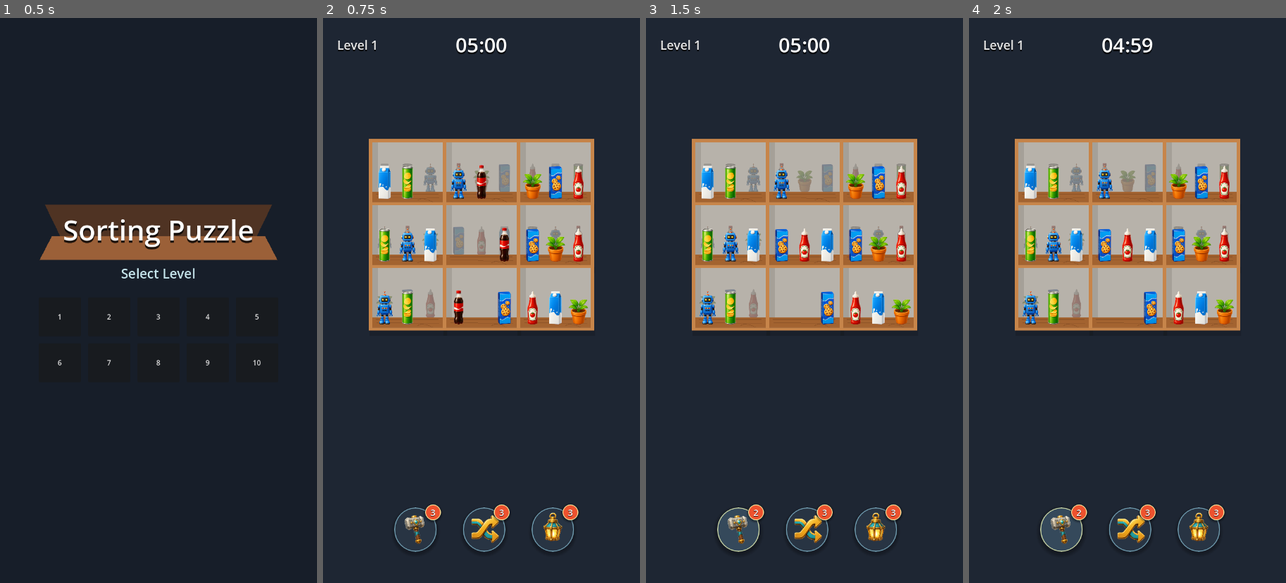
Above: before the commit, frames 1-4 (left to right).
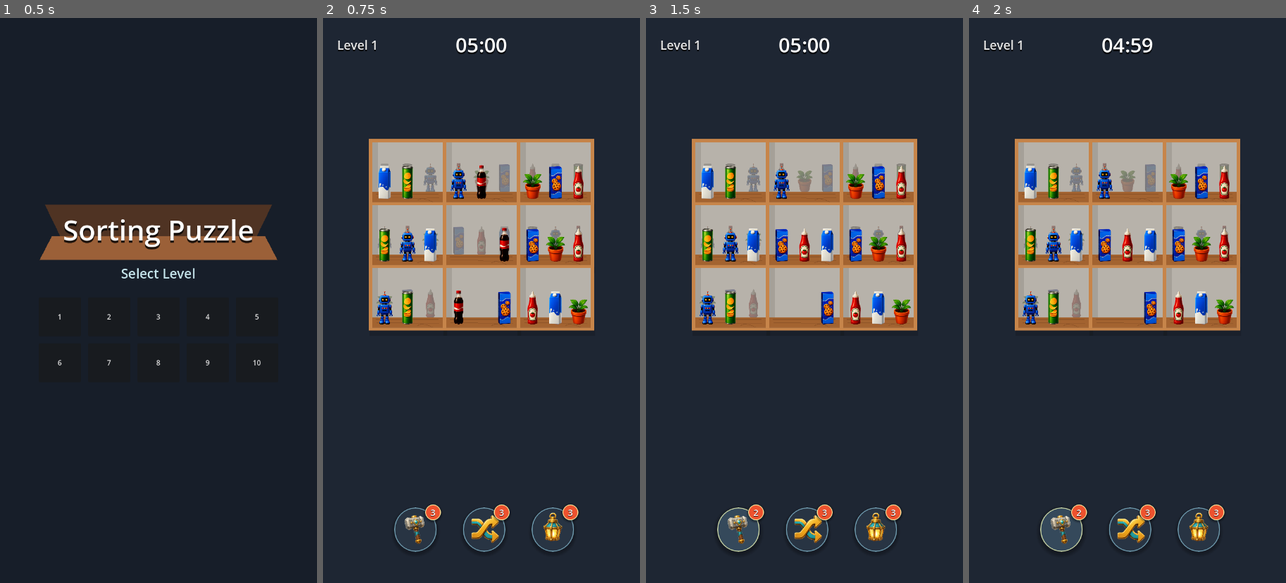
Above: after the commit, the same moments.

Repository: vladeque/sorting-puzzle
Game: Godot game, scene res://scenes/main_menu.tscn
The game is run twice, just before and just after one commit, with the same random seed, the same clock (stepped at 60 frames per second) and the same inputs.
Inputs:
- Up to frame 1 (0.5 s): no input
- Up to frame 2 (0.75 s): click "1" at 0.5 s
- Up to frame 3 (1.5 s): click "3" at 1.25 s
- Up to frame 4 (2 s): no input

Frame 1 is identical in both runs. In frame 2, 3.6% of the frame differs, in the area x 16-84%, y 26-55%; in frame 3, 3.7%; in frame 4, 3.7%.

Commit message:
Fix item outline shader flow

Diff:
--- a/scenes/item.tscn
+++ b/scenes/item.tscn
@@ -13,28 +13,28 @@
 uniform float alpha_threshold : hint_range(0.0, 1.0, 0.01) = 0.1;
 
 void fragment() {
-	vec4 base_color = texture(TEXTURE, UV) * COLOR;
-	if (outline_width <= 0.0 || base_color.a > alpha_threshold) {
-		COLOR = base_color;
-		return;
+	vec4 vertex_color = COLOR;
+	vec4 base_color = texture(TEXTURE, UV) * vertex_color;
+	vec4 final_color = base_color;
+
+	if (outline_width > 0.0 && base_color.a <= alpha_threshold) {
+		vec2 outline_step = TEXTURE_PIXEL_SIZE * outline_width;
+		float outline_alpha = 0.0;
+		outline_alpha = max(outline_alpha, texture(TEXTURE, UV + vec2(outline_step.x, 0.0)).a);
+		outline_alpha = max(outline_alpha, texture(TEXTURE, UV + vec2(-outline_step.x, 0.0)).a);
+		outline_alpha = max(outline_alpha, texture(TEXTURE, UV + vec2(0.0, outline_step.y)).a);
+		outline_alpha = max(outline_alpha, texture(TEXTURE, UV + vec2(0.0, -outline_step.y)).a);
+		outline_alpha = max(outline_alpha, texture(TEXTURE, UV + outline_step).a);
+		outline_alpha = max(outline_alpha, texture(TEXTURE, UV - outline_step).a);
+		outline_alpha = max(outline_alpha, texture(TEXTURE, UV + vec2(outline_step.x, -outline_step.y)).a);
+		outline_alpha = max(outline_alpha, texture(TEXTURE, UV + vec2(-outline_step.x, outline_step.y)).a);
+
+		if (outline_alpha > alpha_threshold) {
+			final_color = vec4(outline_color.rgb, outline_color.a * vertex_color.a);
+		}
 	}
 
-	vec2 outline_step = TEXTURE_PIXEL_SIZE * outline_width;
-	float outline_alpha = 0.0;
-	outline_alpha = max(outline_alpha, texture(TEXTURE, UV + vec2(outline_step.x, 0.0)).a);
-	outline_alpha = max(outline_alpha, texture(TEXTURE, UV + vec2(-outline_step.x, 0.0)).a);
-	outline_alpha = max(outline_alpha, texture(TEXTURE, UV + vec2(0.0, outline_step.y)).a);
-	outline_alpha = max(outline_alpha, texture(TEXTURE, UV + vec2(0.0, -outline_step.y)).a);
-	outline_alpha = max(outline_alpha, texture(TEXTURE, UV + outline_step).a);
-	outline_alpha = max(outline_alpha, texture(TEXTURE, UV - outline_step).a);
-	outline_alpha = max(outline_alpha, texture(TEXTURE, UV + vec2(outline_step.x, -outline_step.y)).a);
-	outline_alpha = max(outline_alpha, texture(TEXTURE, UV + vec2(-outline_step.x, outline_step.y)).a);
-
-	if (outline_alpha > alpha_threshold) {
-		COLOR = vec4(outline_color.rgb, outline_color.a * COLOR.a);
-	} else {
-		COLOR = base_color;
-	}
+	COLOR = final_color;
 }
 "
 
